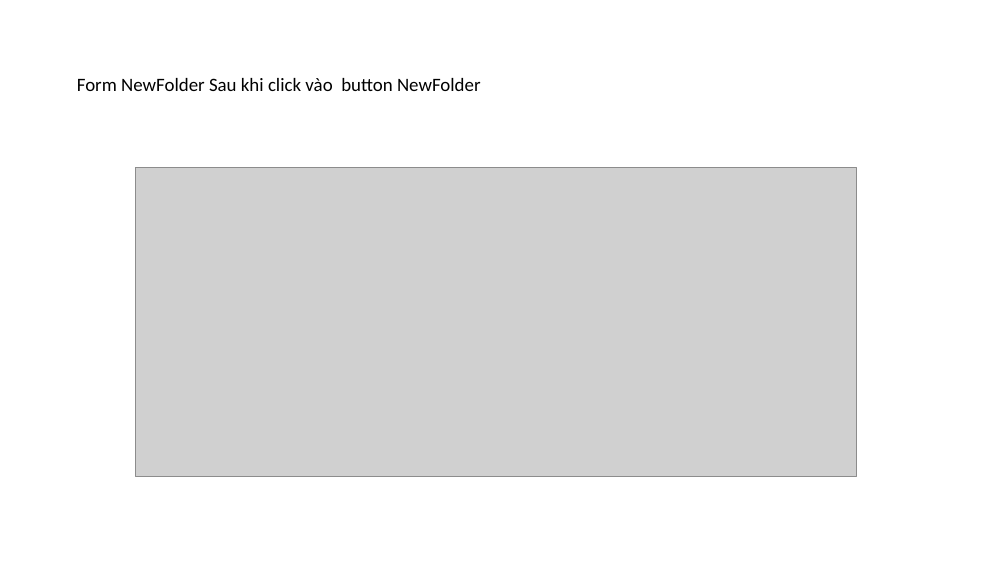
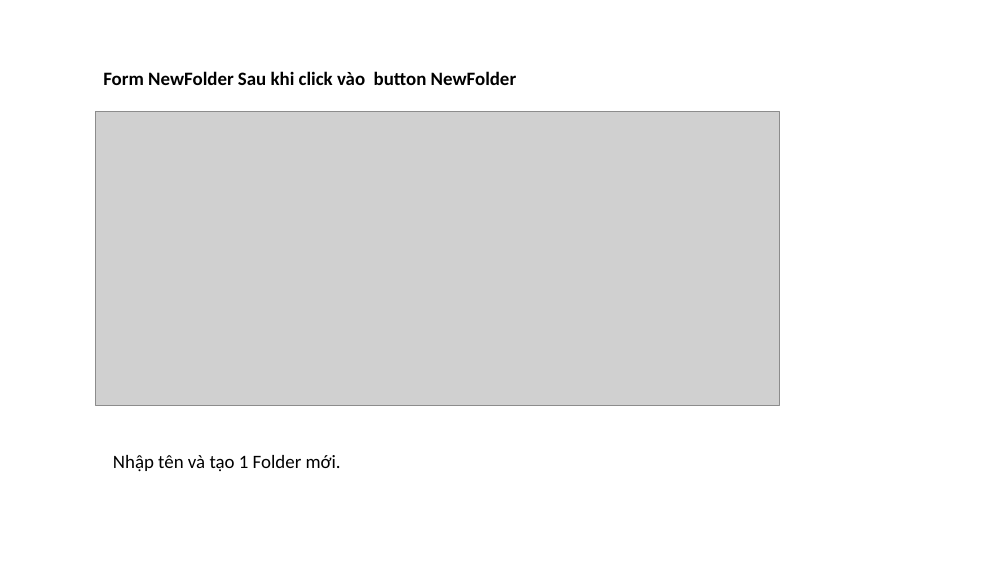
Before and after one commit to Hoaipt1998/Buit-a-file-manager-on-window, a slide deck: slide 3 of PowerPointDoAn1.pptx (slide 2 before the commit). Drawn at 1008x567 pixels with LibreOffice and Linux fonts; fonts in the diff are those of the drawing; grey boxes stand for pictures. Boxes give left, top, right and bottom in pixels: in the first picture for what was removed or moved away, otherwise in the second. Text is boxed around its words. In the diff, an @@ line names an element or a change of style, - is before the commit and + after.

```diff
--- a/PowerPointDoAn1.pptx
+++ b/PowerPointDoAn1.pptx
@@ title "Form NewFolder Sau khi click ...": place and size @@
-title "Form NewFolder Sau khi click ..." at [77,78,481,91]
+title "Form NewFolder Sau khi click ..." at [103,71,516,85]
@@ title "Form NewFolder Sau khi click ..." at [103,71,516,85]: bold on @@
@@ picture: place and size @@
-picture at [135,167,857,476]
+picture at [96,112,780,405]
@@ text added at [113,455,341,472], 18 pt, text #000000 @@
+Nhập tên và tạo 1 Folder mới.
```
Also in this commit, not shown: 10 other slides changed, 2 slides added, 1 slide removed.
